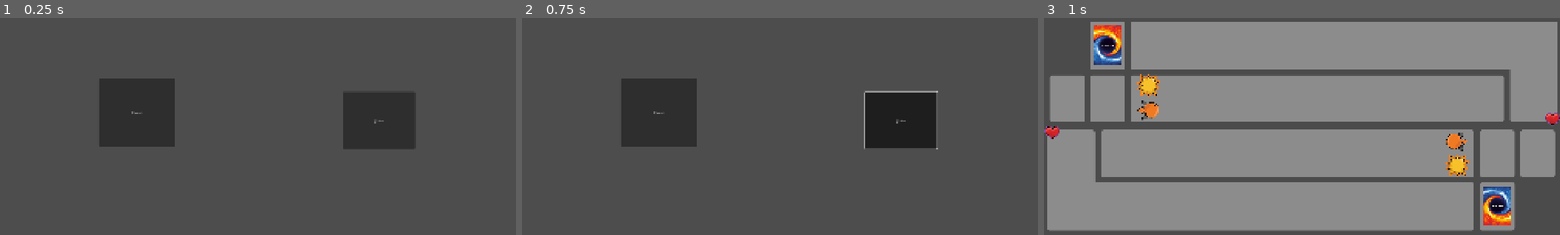
Above: before the commit, frames 1-3 (left to right).
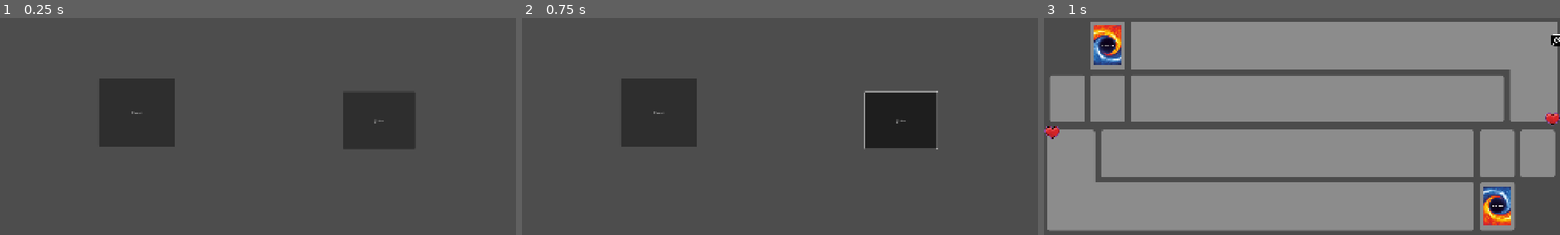
Above: after the commit, the same moments.

Repository: skavinger/UVS_Sim
Game: Godot game, scene res://GameObj/main.tscn
The game is run twice, just before and just after one commit, with the same random seed, the same clock (stepped at 60 frames per second) and the same inputs.
Inputs (mouse positions are in pixels of both pictures, inside the frame that each line leads up to):
- Up to frame 1 (0.25 s): no input
- Up to frame 2 (0.75 s): tap Enter at 0.5 s; move the mouse to (893, 111) at 0.52 s; click (893, 111) at 0.67 s
- Up to frame 3 (1 s): no input

Frames 1-2 are identical in both runs. In frame 3, 1.2% of the frame differs, in the area x 18-100%, y 7-74%.

Commit message:
Add speed damage tracker frame

Diff:
--- /dev/null
+++ b/GameObj/TrackerArrows.gd
@@ -0,0 +1,20 @@
+extends Node2D
+
+const objType = "trackerArrows"
+const INSPECTORWIDTH = 308
+
+var expanded = false
+var animationMan
+
+func _ready() -> void:
+	animationMan = $"../../AnimationManager"
+
+func toggleTracker():
+	if expanded:
+		expanded = false
+		$Arrows.rotation = PI
+		animationMan.animate_card_to_pos($"..", Vector2($"..".position.x + INSPECTORWIDTH, $"..".position.y))
+	else:
+		expanded = true
+		$Arrows.rotation = 0
+		animationMan.animate_card_to_pos($"..", Vector2($"..".position.x - INSPECTORWIDTH, $"..".position.y))
--- a/GameObj/field.tscn
+++ b/GameObj/field.tscn
@@ -8,7 +8,9 @@
 [ext_resource type="PackedScene" uid="uid://cu8k4sphid8os" path="res://GameObj/card_inspector.tscn" id="6_pq28x"]
 [ext_resource type="Script" uid="uid://lhrend5pv3li" path="res://Scripts/card_inspector.gd" id="7_2top2"]
 [ext_resource type="PackedScene" uid="uid://cdyi4fi66xuk0" path="res://GameObj/search_box.tscn" id="9_bxhp4"]
+[ext_resource type="PackedScene" uid="uid://bmsu0lhtknsva" path="res://GameObj/tracker.tscn" id="10_s1owj"]
 [ext_resource type="Script" uid="uid://b0fbsvaju1rga" path="res://Scripts/search_box.gd" id="10_vimqo"]
+[ext_resource type="Script" uid="uid://ctjbjb8kngycc" path="res://GameObj/tracker.gd" id="11_hle2b"]
 
 [node name="Field" type="Node2D"]
 
@@ -28,22 +30,26 @@
 texture = ExtResource("2_hle2b")
 
 [node name="PlayerSpeed" type="Sprite2D" parent="."]
+visible = false
 position = Vector2(1536, 595)
 scale = Vector2(0.75, 0.75)
 texture = ExtResource("3_m50fb")
 
 [node name="PlayerDamage" type="Sprite2D" parent="."]
+visible = false
 position = Vector2(1536, 685)
 scale = Vector2(0.75, 0.75)
 texture = ExtResource("4_pghvb")
 
 [node name="RivalSpeed" type="Sprite2D" parent="."]
+visible = false
 position = Vector2(387, 480)
 rotation = 3.14159
 scale = Vector2(0.75, 0.75)
 texture = ExtResource("3_m50fb")
 
 [node name="RivalDamage" type="Sprite2D" parent="."]
+visible = false
 position = Vector2(387, 387)
 scale = Vector2(0.75, 0.75)
 texture = ExtResource("4_pghvb")
@@ -58,3 +64,6 @@
 [node name="SearchBox" parent="." instance=ExtResource("9_bxhp4")]
 z_index = -1000
 script = ExtResource("10_vimqo")
+
+[node name="Tracker" parent="." instance=ExtResource("10_s1owj")]
+script = ExtResource("11_hle2b")
--- /dev/null
+++ b/GameObj/tracker.gd
@@ -0,0 +1,3 @@
+extends Node2D
+
+const objType = "tracker"
--- /dev/null
+++ b/GameObj/tracker.tscn
@@ -0,0 +1,50 @@
+[gd_scene load_steps=8 format=3 uid="uid://bmsu0lhtknsva"]
+
+[ext_resource type="Texture2D" uid="uid://mukojxyp1cbv" path="res://Assets/speedanddamage.png" id="1_4jxsi"]
+[ext_resource type="Texture2D" uid="uid://0000eykrjlhu" path="res://Assets/mid.png" id="2_ca3ep"]
+[ext_resource type="Texture2D" uid="uid://dfbdgxpf5844v" path="res://Assets/Damage.png" id="3_e5m24"]
+[ext_resource type="Texture2D" uid="uid://cd5c0o285r0ar" path="res://Assets/Arrows.png" id="4_cnx4l"]
+[ext_resource type="Script" uid="uid://sxxb8k7h7y0q" path="res://GameObj/TrackerArrows.gd" id="5_e5m24"]
+
+[sub_resource type="RectangleShape2D" id="RectangleShape2D_cnx4l"]
+size = Vector2(40, 45)
+
+[sub_resource type="RectangleShape2D" id="RectangleShape2D_ti6qq"]
+size = Vector2(307, 777)
+
+[node name="Tracker" type="Node2D"]
+z_index = 1000
+
+[node name="Background" type="Sprite2D" parent="."]
+position = Vector2(2058, 540)
+texture = ExtResource("1_4jxsi")
+
+[node name="Speed" type="Sprite2D" parent="."]
+position = Vector2(2088, 430)
+scale = Vector2(1.6, 1.6)
+texture = ExtResource("2_ca3ep")
+
+[node name="Damage" type="Sprite2D" parent="."]
+position = Vector2(2088, 700)
+scale = Vector2(1.5, 1.5)
+texture = ExtResource("3_e5m24")
+
+[node name="ArrowsNode" type="Node2D" parent="."]
+script = ExtResource("5_e5m24")
+
+[node name="Arrows" type="Sprite2D" parent="ArrowsNode"]
+position = Vector2(1910, 217)
+rotation = 3.14159
+texture = ExtResource("4_cnx4l")
+
+[node name="ArrowArea" type="Area2D" parent="ArrowsNode"]
+
+[node name="CollisionShape2D" type="CollisionShape2D" parent="ArrowsNode/ArrowArea"]
+position = Vector2(1905, 216.5)
+shape = SubResource("RectangleShape2D_cnx4l")
+
+[node name="Back" type="Area2D" parent="."]
+
+[node name="CollisionShape2D" type="CollisionShape2D" parent="Back"]
+position = Vector2(2075.5, 541.5)
+shape = SubResource("RectangleShape2D_ti6qq")
--- /dev/null
+++ b/GameObj/trackerbackground.gd
@@ -0,0 +1 @@
+extends Sprite2D
--- a/Scripts/input_manager.gd
+++ b/Scripts/input_manager.gd
@@ -25,6 +25,8 @@
 				new_obj.get_parent().get_parent().call_fun(new_obj.button_type)
 			elif new_obj != null and new_obj.objType == "cardInspector":
 				new_obj.toggleInspector()
+			elif new_obj != null and new_obj.objType == "trackerArrows":
+				new_obj.toggleTracker()
 			else:
 				if obj_selected:
 					match obj_selected.objType:
Binary file added: Assets/speedanddamage.png
Not shown, added: Assets/speedanddamage.png.import
Not shown, added: GameObj/TrackerArrows.gd.uid
Not shown: 1 places in GameObj/field.tscn that only renumber resources
Not shown, added: GameObj/tracker.gd.uid
Not shown, added: GameObj/trackerbackground.gd.uid
Not shown, added: Assets/speedanddamage.xcf
